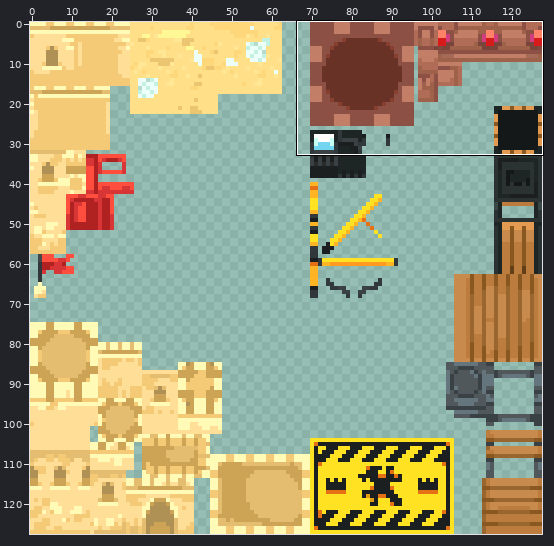
One commit to this sprite sheet: assets/minecraft/textures/models/hub/misc5.png. Above: a wide view before the commit, with the close-up outlined.
Close-up. Old version:
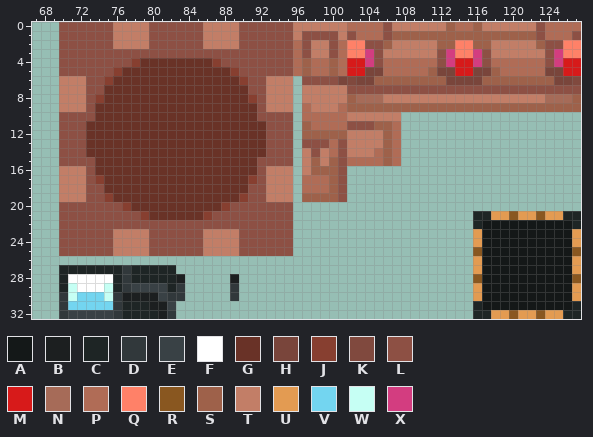
The file is 128x128 pixels. Colours within 5 levels of each other are drawn and written as one. Shown: x 67..127, y 0..32.
Palette (. is transparent): A #141818  B #1c1f20  C #1e2525  D #31383b  E #394145  F #ffffff  G #693227  H #79453b  J #873f30  K #80493e  L #8d5044  M #d71a1a  N #a66b58  P #b06c56  Q #ff8168  R #895720  S #9e614a  T #c27e67  U #e39b52  V #73d5f0  W #c6fff4  X #d33d80
The result:
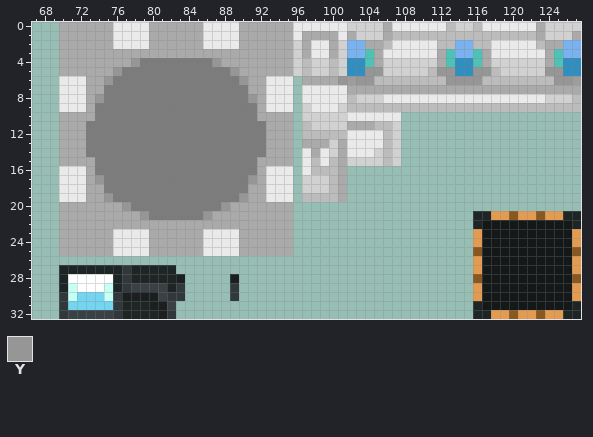
Colours new in this view: Y #969696
Message: white pillar thanks skye
Difference:
colour G: #693227 -> #7c7c7c
colour K: #80493e -> #9d9d9d
colour L: #8d5044 -> #aaaaaa
colour M: #d71a1a -> #308ec1
colour P: #b06c56 -> #d1d1d1
colour Q: #ff8168 -> #79b2ee
colour S: #9e614a -> #bcbcbc
colour T: #c27e67 -> #eaeaea
colour X: #d33d80 -> #4ec2b7
y 4: x 78 J -> Y; x 87 J -> Y
y 5: x 76 J -> Y; x 89 J -> Y; x 104..105 HH -> YY; x 112..113 HH -> YY; x 116..117 HH -> YY; x 124..125 HH -> YY
y 6: x 75 J -> Y; x 90 J -> Y; x 101 H -> Y; x 103..104 HH -> YY; x 113..116 HHHH -> YYYY; x 125..126 HH -> YY
y 8: x 74 J -> Y; x 91 J -> Y; x 103..105 NNN -> PPP; x 124..126 NNN -> PPP
y 17: x 74 J -> Y; x 91 J -> Y
y 19: x 75 J -> Y; x 90 J -> Y
y 20: x 77 J -> Y; x 88 J -> Y
y 21: x 79 J -> Y; x 86 J -> Y
